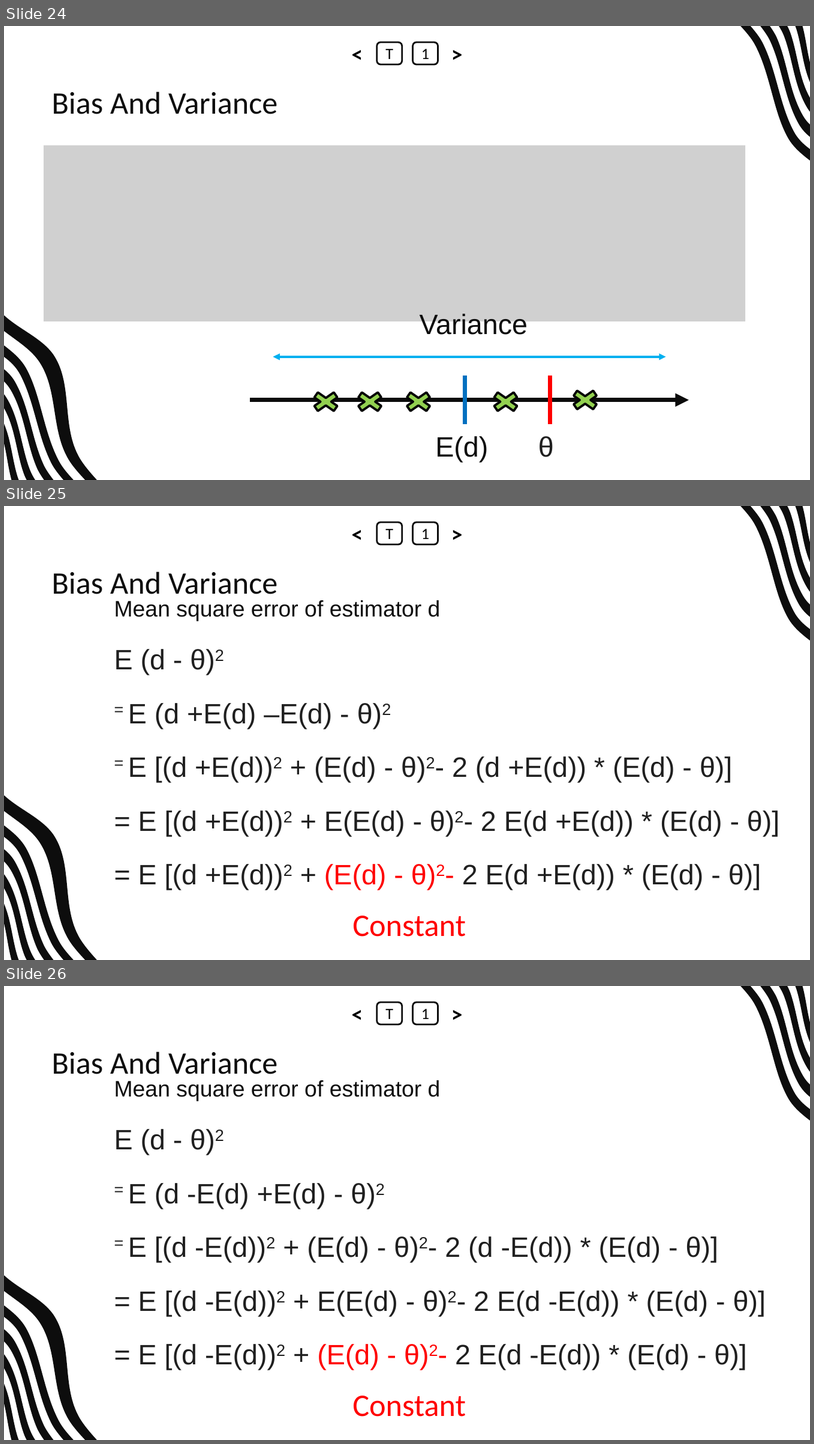
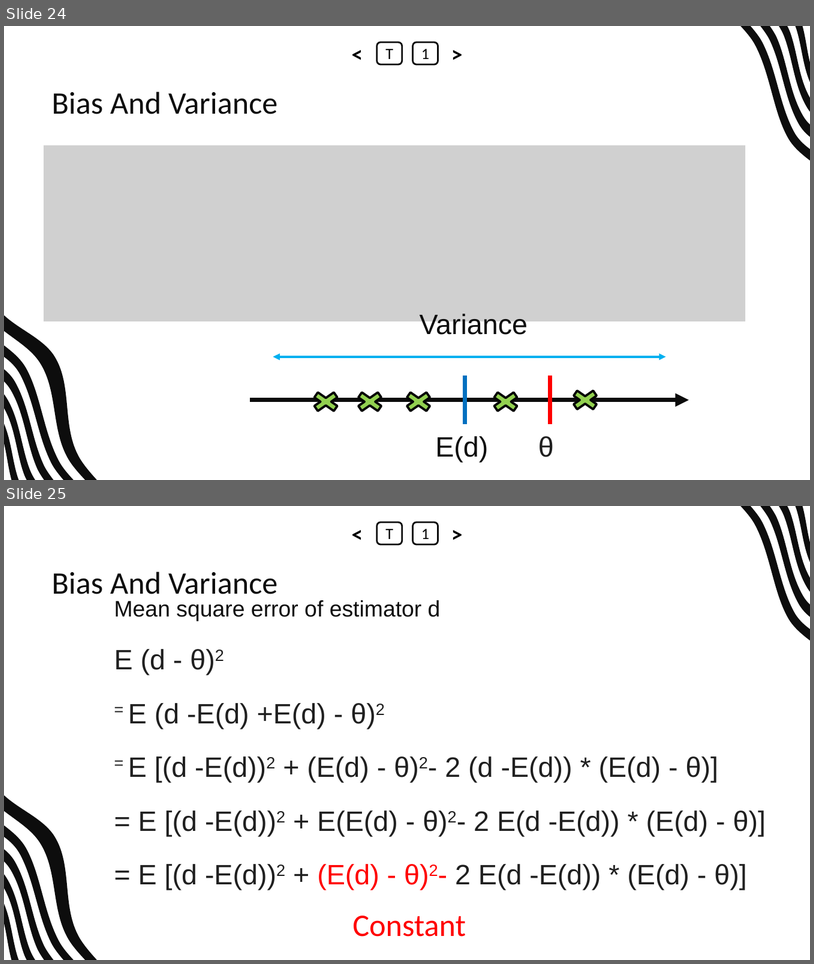
Before and after one commit to abrarhasan3/Green-Uni-All-Academic-Content, a slide deck: CSE 411 Machine Learning/Parameter Regression.pptx. Shown one above the other, each under a label of ours: slides 24, 25 and 26 before the commit, slides 24 and 25 after it. The pictures are 814x1444 and 814x964 pixels, drawn with LibreOffice and Linux fonts; fonts in the diff are those of the drawing; grey boxes stand for pictures. Boxes give left, top, right and bottom in pixels: in the first picture for what was removed or moved away, otherwise in the second. Text is boxed around its words. In the diff, an @@ line names an element or a change of style, - is before the commit and + after.

```diff
--- a/CSE 411 Machine Learning/Parameter Regression.pptx
+++ b/CSE 411 Machine Learning/Parameter Regression.pptx
@@ slide 25 removed at [4, 506, 810, 960], background #FFFFFF; not listed: 9 template elements that a slide beside it also shows @@
@@ text removed at [345, 522, 370, 545] @@
-<
@@ rounded rectangle removed at [377, 522, 402, 545] @@
-T
@@ rounded rectangle removed at [413, 522, 438, 545] @@
-1
@@ text removed at [444, 522, 469, 545] @@
->
@@ title removed at [52, 571, 278, 601] @@
-Bias And Variance
@@ text removed at [114, 649, 780, 889] @@
-Mean square error of estimator d
-E (d - θ)2
-= E (d +E(d) –E(d) - θ)2
-= E [(d +E(d))2 + (E(d) - θ)2- 2 (d +E(d)) * (E(d) - θ)]
-= E [(d +E(d))2 + E(E(d) - θ)2- 2 E(d +E(d)) * (E(d) - θ)]
-= E [(d +E(d))2 + (E(d) - θ)2- 2 E(d +E(d)) * (E(d) - θ)]
@@ text removed at [353, 915, 466, 936] @@
-Constant
@@ what was slide 26 is now slide 25 @@
```
Also in this commit, not shown: 1 other file.
